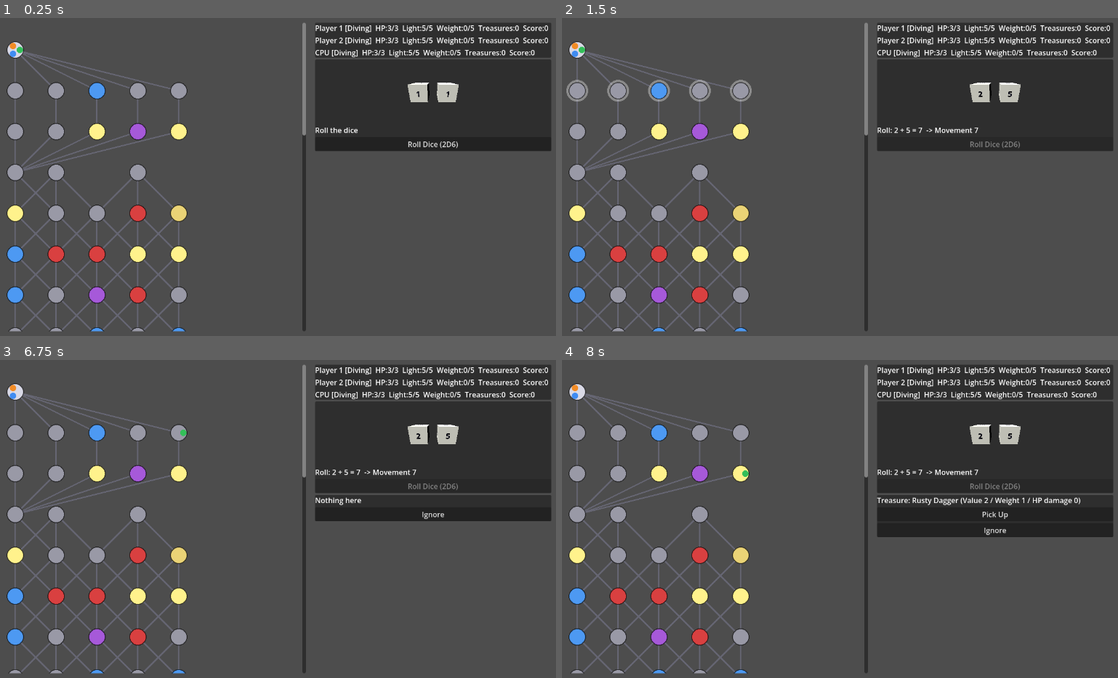
Above: before the commit, frames 1-4 (two rows, left to right).
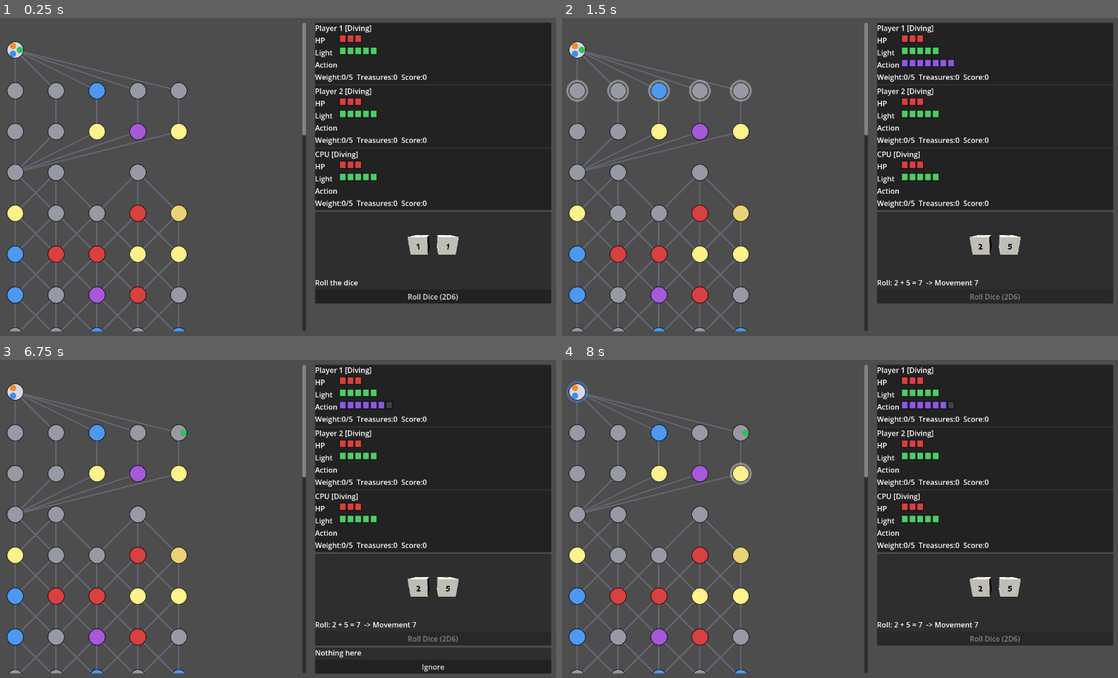
Above: after the commit, the same moments.

Repository: dandan62/gamejam
Game: Godot game, scene res://scenes/Main.tscn
Two runs of this game, one before a commit and one after it. Both use one fixed random seed, a clock stepped at 60 frames per second and the inputs below.
Inputs (mouse positions are in pixels of both pictures, inside the frame that each line leads up to):
- Up to frame 1 (0.25 s): no input
- Up to frame 2 (1.5 s): click "Roll Dice (2D6)" at 0.5 s; move the mouse to (962, 161) at 1.27 s; click (962, 161) at 1.42 s
- Up to frame 3 (6.75 s): tap Enter at 2, 3.5, 5 s; move the mouse to (155, 534) at 2.02 s; click (155, 534) at 2.17 s; tap Space at 2.75, 4.25, 5.75 s; move the mouse to (328, 445) at 2.77 s; click (328, 445) at 2.92 s; move the mouse to (239, 585) at 3.52 s; click (239, 585) at 3.67 s; move the mouse to (444, 566) at 4.27 s; click (444, 566) at 4.42 s; move the mouse to (94, 471) at 5.02 s; click (94, 471) at 5.17 s; move the mouse to (300, 519) at 5.77 s; click (300, 519) at 5.92 s; move the mouse to (183, 436) at 6.52 s; click (183, 436) at 6.67 s
- Up to frame 4 (8 s): click "Ignore" at 7.25 s

The runs differ from the first frame. In frame 1, 23% of the frame differs, in the area x 56-100%, y 2-90%; in frame 2, 23%; in frame 3, 24%, in the area x 56-100%, y 2-99%; in frame 4, 19%.

Commit message:
UI chenge (not complete)

Diff:
--- a/scenes/Board.gd
+++ b/scenes/Board.gd
@@ -10,7 +10,8 @@
 
 var map_graph: MapGraph
 var node_positions: Dictionary = {}
-var highlighted_nodes: Array = []
+var highlighted_forward: Array = []
+var highlighted_backward: Array = []
 
 const NODE_RADIUS := 18.0
 const DEPTH_SPACING := 90.0
@@ -35,8 +36,12 @@
 		node_positions[n.id] = Vector2(x, y)
 
 
-func set_highlighted(node_ids: Array) -> void:
-	highlighted_nodes = node_ids
+## forward_idsは奥へ進む候補、backward_idsは手前へ戻る候補。両方まとめてクリック可能にする。
+## forward_ids are candidates deeper in, backward_ids are candidates back toward the surface.
+## Both are clickable at once.
+func set_highlighted(forward_ids: Array, backward_ids: Array) -> void:
+	highlighted_forward = forward_ids
+	highlighted_backward = backward_ids
 	queue_redraw()
 
 
@@ -48,7 +53,7 @@
 	var mb: InputEventMouseButton = event
 	if not (mb.pressed and mb.button_index == MOUSE_BUTTON_LEFT):
 		return
-	for node_id in highlighted_nodes:
+	for node_id in highlighted_forward + highlighted_backward:
 		if not node_positions.has(node_id):
 			continue
 		var pos: Vector2 = node_positions[node_id]
@@ -113,8 +118,10 @@
 		var n: MapNodeDef = node
 		var pos: Vector2 = node_positions[n.id]
 		var color := _tile_color(n)
-		if highlighted_nodes.has(n.id):
+		if highlighted_forward.has(n.id):
 			draw_circle(pos, NODE_RADIUS + 6, Color(1, 1, 1, 0.35))
+		elif highlighted_backward.has(n.id):
+			draw_circle(pos, NODE_RADIUS + 6, Color(0.3, 0.6, 1.0, 0.35))
 		draw_circle(pos, NODE_RADIUS, color)
 		draw_circle(pos, NODE_RADIUS, Color(0, 0, 0, 0.6), false, 2.0)
 
--- a/scenes/Main.gd
+++ b/scenes/Main.gd
@@ -4,10 +4,10 @@
 var board: Board
 var hud: HUD
 var dice_ui: DiceUI
-var direction_panel: DirectionPanel
 var action_panel: ActionPanel
 var event_popup: EventPopup
 var game_over_screen: GameOverScreen
+var round_label: Label
 
 
 func _ready() -> void:
@@ -37,10 +37,6 @@
 	side_panel.add_child(dice_ui)
 	dice_ui.roll_pressed.connect(_on_roll_pressed)
 
-	direction_panel = DirectionPanel.new()
-	side_panel.add_child(direction_panel)
-	direction_panel.direction_chosen.connect(_on_direction_chosen)
-
 	action_panel = ActionPanel.new()
 	side_panel.add_child(action_panel)
 	action_panel.action_chosen.connect(_on_action_chosen)
@@ -54,11 +50,18 @@
 	game_over_screen.size = Vector2(600, 400)
 	add_child(game_over_screen)
 
+	round_label = Label.new()
+	add_child(round_label)
+	round_label.set_anchors_preset(Control.PRESET_BOTTOM_RIGHT)
+	round_label.grow_horizontal = Control.GROW_DIRECTION_BEGIN
+	round_label.grow_vertical = Control.GROW_DIRECTION_BEGIN
+	round_label.position -= Vector2(20, 20)
+
 	turn_manager = TurnManager.new()
 	add_child(turn_manager)
 	turn_manager.turn_started.connect(_on_turn_started)
 	turn_manager.dice_rolled.connect(_on_dice_rolled)
-	turn_manager.direction_choice_needed.connect(_on_direction_choice_needed)
+	turn_manager.movement_changed.connect(_on_movement_changed)
 	turn_manager.path_choices_ready.connect(_on_path_choices_ready)
 	turn_manager.player_moved.connect(_on_player_moved)
 	turn_manager.player_returned.connect(_on_player_returned)
@@ -73,17 +76,18 @@
 
 func _refresh_all() -> void:
 	hud.refresh(GameManager.players)
+	round_label.text = "Round %d / %d" % [GameManager.round_number, TurnManager.MAX_ROUNDS]
 	board.queue_redraw()
 
 
 func _close_all_prompts() -> void:
-	direction_panel.close()
 	action_panel.close()
 	event_popup.close()
 
 
 func _on_turn_started(player: PlayerState) -> void:
 	dice_ui.set_enabled(not player.is_cpu)
+	hud.set_movement(player, 0, 0)
 	_close_all_prompts()
 	_refresh_all()
 
@@ -97,18 +101,13 @@
 	dice_ui.set_enabled(false)
 
 
-func _on_direction_choice_needed(player: PlayerState, can_forward: bool, can_backward: bool) -> void:
-	if not player.is_cpu:
-		direction_panel.prompt(can_forward, can_backward)
+func _on_movement_changed(player: PlayerState, remaining: int, total: int) -> void:
+	hud.set_movement(player, remaining, total)
+	_refresh_all()
 
 
-func _on_direction_chosen(forward: bool) -> void:
-	direction_panel.close()
-	turn_manager.choose_direction(forward)
-
-
-func _on_path_choices_ready(_player: PlayerState, node_ids: Array, _forward: bool) -> void:
-	board.set_highlighted(node_ids)
+func _on_path_choices_ready(_player: PlayerState, forward_ids: Array, backward_ids: Array) -> void:
+	board.set_highlighted(forward_ids, backward_ids)
 
 
 func _on_board_node_clicked(node_id: int) -> void:
@@ -116,7 +115,7 @@
 
 
 func _on_player_moved(_player: PlayerState, _node_id: int) -> void:
-	board.set_highlighted([])
+	board.set_highlighted([], [])
 	_refresh_all()
 
 
--- a/scenes/ui/DirectionPanel.gd
+++ /dev/null
@@ -1,31 +0,0 @@
-extends PanelContainer
-class_name DirectionPanel
-
-signal direction_chosen(forward: bool)
-
-var forward_button: Button
-var backward_button: Button
-
-
-func _ready() -> void:
-	var hbox := HBoxContainer.new()
-	add_child(hbox)
-	forward_button = Button.new()
-	forward_button.text = "Advance"
-	forward_button.pressed.connect(func(): direction_chosen.emit(true))
-	hbox.add_child(forward_button)
-	backward_button = Button.new()
-	backward_button.text = "Retreat"
-	backward_button.pressed.connect(func(): direction_chosen.emit(false))
-	hbox.add_child(backward_button)
-	hide()
-
-
-func prompt(can_forward: bool, can_backward: bool) -> void:
-	forward_button.disabled = not can_forward
-	backward_button.disabled = not can_backward
-	show()
-
-
-func close() -> void:
-	hide()
--- a/scenes/ui/HUD.gd
+++ b/scenes/ui/HUD.gd
@@ -1,19 +1,89 @@
 extends PanelContainer
 class_name HUD
 
-var labels: Array = []
+## プレイヤーごとにHP/ライト/行動力(サイコロの出目)をセグメントゲージで表示し、
+## 所持お宝をアイコン(未設定なら頭文字のプレースホルダー)で並べて見せるHUD。
+## Per-player HUD showing HP/light/action-points (the dice roll) as segment gauges,
+## plus a row of carried-treasure icons (a first-letter placeholder square when
+## no icon texture is set yet).
+
 var _vbox: VBoxContainer
+var _status_labels: Array = []      # Array[Label]
+var _hp_gauges: Array = []          # Array[SegmentGauge]
+var _light_gauges: Array = []       # Array[SegmentGauge]
+var _action_gauges: Array = []      # Array[SegmentGauge]
+var _detail_labels: Array = []      # Array[Label]
+var _treasure_rows: Array = []      # Array[HBoxContainer]
+
+var _movement_by_player: Dictionary = {}  # player.id -> {"remaining": int, "total": int}
 
 
 func setup(players: Array) -> void:
 	_vbox = VBoxContainer.new()
 	add_child(_vbox)
-	labels.clear()
+	_status_labels.clear()
+	_hp_gauges.clear()
+	_light_gauges.clear()
+	_action_gauges.clear()
+	_detail_labels.clear()
+	_treasure_rows.clear()
+
 	for _p in players:
-		var lbl := Label.new()
-		_vbox.add_child(lbl)
-		labels.append(lbl)
+		var panel := PanelContainer.new()
+		var col := VBoxContainer.new()
+		panel.add_child(col)
+		_vbox.add_child(panel)
+
+		var status_label := Label.new()
+		col.add_child(status_label)
+		_status_labels.append(status_label)
+
+		var hp_row := HBoxContainer.new()
+		col.add_child(hp_row)
+		var hp_tag := Label.new()
+		hp_tag.text = "HP"
+		hp_tag.custom_minimum_size = Vector2(50, 0)
+		hp_row.add_child(hp_tag)
+		var hp_gauge := SegmentGauge.new()
+		hp_gauge.filled_color = Color(0.85, 0.25, 0.25)
+		hp_row.add_child(hp_gauge)
+		_hp_gauges.append(hp_gauge)
+
+		var light_row := HBoxContainer.new()
+		col.add_child(light_row)
+		var light_tag := Label.new()
+		light_tag.text = "Light"
+		light_tag.custom_minimum_size = Vector2(50, 0)
+		light_row.add_child(light_tag)
+		var light_gauge := SegmentGauge.new()
+		light_gauge.filled_color = Color(0.3, 0.8, 0.4)
+		light_row.add_child(light_gauge)
+		_light_gauges.append(light_gauge)
+
+		var action_row := HBoxContainer.new()
+		col.add_child(action_row)
+		var action_tag := Label.new()
+		action_tag.text = "Action"
+		action_tag.custom_minimum_size = Vector2(50, 0)
+		action_row.add_child(action_tag)
+		var action_gauge := SegmentGauge.new()
+		action_gauge.filled_color = Color(0.55, 0.35, 0.9)
+		action_row.add_child(action_gauge)
+		_action_gauges.append(action_gauge)
+
+		var detail_label := Label.new()
+		col.add_child(detail_label)
+		_detail_labels.append(detail_label)
+
+		var treasure_row := HBoxContainer.new()
+		col.add_child(treasure_row)
+		_treasure_rows.append(treasure_row)
+
 	refresh(players)
+
+
+func set_movement(player: PlayerState, remaining: int, total: int) -> void:
+	_movement_by_player[player.id] = {"remaining": remaining, "total": total}
 
 
 func refresh(players: Array) -> void:
@@ -24,8 +94,54 @@
 	}
 	for i in range(players.size()):
 		var p: PlayerState = players[i]
+		_status_labels[i].text = "%s [%s]" % [p.display_name, status_text[p.status]]
+		_hp_gauges[i].set_value(p.hp, p.max_hp)
+		_light_gauges[i].set_value(p.light, p.max_light)
+
+		var mv: Dictionary = _movement_by_player.get(p.id, {"remaining": 0, "total": 0})
+		_action_gauges[i].set_value(mv["remaining"], mv["total"])
+
 		var weight_text := "%d/%d" % [p.get_total_weight(), p.get_weight_capacity()]
-		labels[i].text = "%s [%s]  HP:%d/%d  Light:%d/%d  Weight:%s  Treasures:%d  Score:%d" % [
-			p.display_name, status_text[p.status], p.hp, p.max_hp, p.light, p.max_light,
+		_detail_labels[i].text = "Weight:%s  Treasures:%d  Score:%d" % [
 			weight_text, p.carried_treasures.size(), p.banked_score
 		]
+
+		_refresh_treasure_row(_treasure_rows[i], p)
+
+
+func _refresh_treasure_row(row: HBoxContainer, player: PlayerState) -> void:
+	for child in row.get_children():
+		child.queue_free()
+	for entry in player.carried_treasures:
+		var data: TreasureData = entry["data"]
+		row.add_child(_build_treasure_icon(data, int(entry["value"])))
+
+
+const ICON_SIZE := Vector2(28, 28)
+
+
+func _build_treasure_icon(data: TreasureData, value: int) -> Control:
+	var box := Control.new()
+	box.custom_minimum_size = ICON_SIZE
+	box.tooltip_text = "%s (Value %d)" % [data.display_name, value]
+
+	if data.icon != null:
+		var tex := TextureRect.new()
+		tex.texture = data.icon
+		tex.custom_minimum_size = ICON_SIZE
+		tex.expand_mode = TextureRect.EXPAND_IGNORE_SIZE
+		tex.stretch_mode = TextureRect.STRETCH_SCALE
+		box.add_child(tex)
+	else:
+		var bg := ColorRect.new()
+		bg.color = Color(0.4, 0.4, 0.45)
+		bg.custom_minimum_size = ICON_SIZE
+		box.add_child(bg)
+		var lbl := Label.new()
+		lbl.text = data.display_name.substr(0, 1)
+		lbl.custom_minimum_size = ICON_SIZE
+		lbl.horizontal_alignment = HORIZONTAL_ALIGNMENT_CENTER
+		lbl.vertical_alignment = VERTICAL_ALIGNMENT_CENTER
+		box.add_child(lbl)
+
+	return box
--- /dev/null
+++ b/scenes/ui/SegmentGauge.gd
@@ -0,0 +1,35 @@
+extends Control
+class_name SegmentGauge
+
+## 一定数のセグメント(四角)を横に並べて描画し、filledの数だけ塗りつぶす簡易ゲージ。
+## HP/ライト/行動力など、正確な数値よりも残量の目安を見せたい表示に使う。
+## Draws a row of segment boxes and fills the leftmost `filled` of them.
+## Used for HP/light/action-points displays where an at-a-glance remaining
+## amount matters more than the exact number.
+
+@export var segment_size: Vector2 = Vector2(14, 16)
+@export var segment_gap: float = 3.0
+@export var filled_color: Color = Color(0.85, 0.25, 0.25)
+@export var empty_color: Color = Color(0.25, 0.25, 0.28)
+
+var total: int = 0
+var filled: int = 0
+
+
+func set_value(new_filled: int, new_total: int) -> void:
+	filled = max(new_filled, 0)
+	total = max(new_total, 0)
+	custom_minimum_size = Vector2(
+		total * segment_size.x + max(total - 1, 0) * segment_gap,
+		segment_size.y
+	)
+	queue_redraw()
+
+
+func _draw() -> void:
+	for i in range(total):
+		var x := i * (segment_size.x + segment_gap)
+		var rect := Rect2(Vector2(x, 0), segment_size)
+		var color := filled_color if i < filled else empty_color
+		draw_rect(rect, color)
+		draw_rect(rect, Color(0, 0, 0, 0.6), false, 1.5)
--- a/scripts/core/TurnManager.gd
+++ b/scripts/core/TurnManager.gd
@@ -4,20 +4,22 @@
 ## 1ターンの進行を担うステートマシン。
 ## 出目を移動力として1マスずつ進み、止まったマスごとにアクションを解決する
 ## （移動力を使い切るか、経路が尽きるか、帰還するまで繰り返す）。
-## 人間プレイヤーの手番ではUIからの呼び出し(roll_dice/choose_direction/...)を待ち、
+## 進行方向はターン開始時に固定されず、1マスごとに前進/後退を選び直せる。
+## 人間プレイヤーの手番ではUIからの呼び出し(roll_dice/choose_path/...)を待ち、
 ## CPUの手番では各ステートに入った直後にCPUAIの判断で自動的に同じ関数を呼ぶ。
 ## State machine that drives a single turn.
 ## Uses the roll as movement points and advances one tile at a time, resolving an
 ## action on each tile landed on (repeats until movement runs out, the path runs out,
 ## or the player returns to the surface).
-## On a human player's turn it waits for UI calls (roll_dice/choose_direction/...);
+## Direction isn't locked in at the start of the turn -- forward/backward can be
+## re-chosen on every single tile.
+## On a human player's turn it waits for UI calls (roll_dice/choose_path/...);
 ## on a CPU turn it calls those same functions itself right after entering each state,
 ## using CPUAI's decisions.
 
 enum State {
 	IDLE,
 	WAITING_ROLL,
-	WAITING_DIRECTION,
 	WAITING_STEP,
 	WAITING_TILE_ACTION,
 	WAITING_EVENT_CHOICE,
@@ -26,8 +28,8 @@
 
 signal turn_started(player: PlayerState)
 signal dice_rolled(player: PlayerState, dice: Dictionary, movement: int)
-signal direction_choice_needed(player: PlayerState, can_forward: bool, can_backward: bool)
-signal path_choices_ready(player: PlayerState, node_ids: Array, forward: bool)
+signal movement_changed(player: PlayerState, remaining: int, total: int)
+signal path_choices_ready(player: PlayerState, forward_ids: Array, backward_ids: Array)
 signal player_moved(player: PlayerState, node_id: int)
 signal player_returned(player: PlayerState, score_gained: int)
 signal tile_action_needed(player: PlayerState, node: MapNodeDef, context: Dictionary)
@@ -43,7 +45,6 @@
 
 var _movement: int = 0
 var _remaining_steps: int = 0
-var _forward: bool = true
 var _current_node: MapNodeDef
 var _pending_event: EventData
 var _was_return: bool = false
@@ -75,50 +76,34 @@
 	_movement = max(_movement, 0)
 	dice_rolled.emit(player, dice, _movement)
 
-	if _movement <= 0:
+	var map_graph: MapGraph = GameManager.map_graph
+	if _movement <= 0 or (not map_graph.has_forward(player.current_node_id) and not map_graph.has_backward(player.current_node_id)):
+		movement_changed.emit(player, 0, _movement)
 		_finish_turn(player)
 		return
 
+	_remaining_steps = _movement
+	movement_changed.emit(player, _remaining_steps, _movement)
+	_advance_one_step()
+
+
+## 現在地から1マスだけ先の候補を、前進・後退の両方向まとめて提示する。
+## 方向はターン開始時に固定するのではなく、1マス進むごとに毎回選び直せる
+## （前進候補と後退候補を合わせて1つならCPU/自動で即決定、複数なら
+## （人間なら盤面クリック、CPUならCPUAIで）選ばせる）。候補が無い
+## （前後とも末端）場合はそこで移動を打ち切ってターンを終える。
+## Presents the candidates exactly one tile ahead in both directions combined.
+## Direction is no longer locked in at the start of the turn -- it can be chosen
+## again on every single step (if there's only one candidate overall it's chosen
+## automatically; with several, the player picks -- map click for humans, CPUAI
+## for CPU). If there are no candidates in either direction, movement stops here
+## and the turn ends.
+func _advance_one_step() -> void:
+	var player := GameManager.get_current_player()
 	var map_graph: MapGraph = GameManager.map_graph
-	var can_forward := map_graph.has_forward(player.current_node_id)
-	var can_backward := map_graph.has_backward(player.current_node_id)
-
-	if not can_forward and not can_backward:
-		_finish_turn(player)
-		return
-
-	state = State.WAITING_DIRECTION
-	if can_forward and not can_backward:
-		choose_direction(true)
-		return
-	if can_backward and not can_forward:
-		choose_direction(false)
-		return
-
-	direction_choice_needed.emit(player, can_forward, can_backward)
-	if player.is_cpu:
-		choose_direction(CPUAI.choose_direction(player, map_graph))
-
-
-func choose_direction(forward: bool) -> void:
-	if state != State.WAITING_DIRECTION:
-		return
-	_forward = forward
-	_remaining_steps = _movement
-	_advance_one_step()
-
-
-## 現在地から1マスだけ先の候補（分岐先）を提示し、1つならCPU/自動で即決定、
-## 複数なら（人間なら盤面クリック、CPUならCPUAIで）選ばせる。候補が無い
-## （末端に到達）場合はそこで移動を打ち切ってターンを終える。
-## Presents the candidates exactly one tile ahead (branches). If there's only one,
-## it's chosen automatically; if there are several, the player picks (map click for
-## humans, CPUAI for CPU). If there are no candidates (a dead end was reached),
-## movement stops here and the turn ends.
-func _advance_one_step() -> void:
-	var player := GameManager.get_current_player()
-	var map_graph: MapGraph = GameManager.map_graph
-	var candidates: Array = map_graph.get_forward_ids(player.current_node_id) if _forward else map_graph.get_backward_ids(player.current_node_id)
+	var forward_ids: Array = map_graph.get_forward_ids(player.current_node_id)
+	var backward_ids: Array = map_graph.get_backward_ids(player.current_node_id)
+	var candidates: Array = forward_ids + backward_ids
 
 	if candidates.is_empty():
 		state = State.WAITING_ROLL
@@ -126,12 +111,12 @@
 		return
 
 	state = State.WAITING_STEP
-	path_choices_ready.emit(player, candidates, _forward)
+	path_choices_ready.emit(player, forward_ids, backward_ids)
 
 	if candidates.size() == 1:
 		choose_path(candidates[0])
 	elif player.is_cpu:
-		choose_path(CPUAI.choose_path(map_graph, candidates))
+		choose_path(CPUAI.choose_path(map_graph, player, forward_ids, backward_ids))
 
 
 func choose_path(node_id: int) -> void:
@@ -139,16 +124,19 @@
 		return
 	var player := GameManager.get_current_player()
 	var map_graph: MapGraph = GameManager.map_graph
+	var forward_ids: Array = map_graph.get_forward_ids(player.current_node_id)
+	var is_forward: bool = forward_ids.has(node_id)
 
 	player.current_node_id = node_id
 	player_moved.emit(player, node_id)
 
 	var start_node_id: int = map_graph.definition.start_node_id
-	if not _forward and node_id == start_node_id:
+	if not is_forward and node_id == start_node_id:
 		_resolve_return(player)
 		return
 
 	_remaining_steps -= 1
+	movement_changed.emit(player, _remaining_steps, _movement)
 	_current_node = map_graph.get_node(node_id)
 	_resolve_tile(player)
 
--- a/scripts/data_models/TreasureData.gd
+++ b/scripts/data_models/TreasureData.gd
@@ -13,5 +13,6 @@
 @export var max_value: int = 10
 @export var hp_damage: int = 0
 @export var weight: int = 1
+@export var icon: Texture2D = null
 @export var buffs: Array = []  # Array[BuffData] -- 手書き.tresでの扱いやすさのため型指定なし
 								# Array[BuffData] -- left untyped so it's easy to hand-write in .tres files
--- a/scripts/entities/CPUAI.gd
+++ b/scripts/entities/CPUAI.gd
@@ -3,26 +3,35 @@
 
 ## 簡易ヒューリスティックAI。深い探索はせず、残ライトや所持お宝の量から
 ## 前進/後退を判断し、マスの内容に応じて目的地やイベント選択肢を選ぶ。
+## 方向はターン開始時ではなく1マスごとに判断し直す。
 ## Simple heuristic AI. Does no deep search; decides advance/retreat from remaining
 ## light and how much treasure is carried, and picks destinations/event choices by tile content.
+## Direction is re-evaluated every single tile rather than once per turn.
 
-static func choose_direction(player: PlayerState, map_graph: MapGraph) -> bool:
-	var can_forward := map_graph.has_forward(player.current_node_id)
-	var can_backward := map_graph.has_backward(player.current_node_id)
-	if can_forward and not can_backward:
-		return true
-	if can_backward and not can_forward:
-		return false
-	if player.light <= 2 and not player.carried_treasures.is_empty():
-		return false
-	if player.carried_treasures.size() >= 3:
-		return false
-	return true
+## その1マスで前進/後退のどちらを選ぶかを決め、選んだ側の中から目的地を選ぶ。
+## Decides forward vs. backward for this one tile, then picks a destination
+## among the candidates on the chosen side.
+static func choose_path(map_graph: MapGraph, player: PlayerState, forward_ids: Array, backward_ids: Array) -> int:
+	if _wants_retreat(player, forward_ids, backward_ids):
+		return backward_ids[0]
+	if not forward_ids.is_empty():
+		return _best_forward(map_graph, forward_ids)
+	return backward_ids[0]
 
 
-static func choose_path(map_graph: MapGraph, candidates: Array) -> int:
-	if candidates.is_empty():
-		return -1
+static func _wants_retreat(player: PlayerState, forward_ids: Array, backward_ids: Array) -> bool:
+	if backward_ids.is_empty():
+		return false
+	if forward_ids.is_empty():
+		return true
+	if player.light <= 2 and not player.carried_treasures.is_empty():
+		return true
+	if player.carried_treasures.size() >= 3:
+		return true
+	return false
+
+
+static func _best_forward(map_graph: MapGraph, candidates: Array) -> int:
 	var best_id: int = candidates[0]
 	var best_score: int = -999
 	for node_id in candidates:
Not shown, removed: scenes/ui/DirectionPanel.gd.uid
Not shown, added: scenes/ui/SegmentGauge.gd.uid
